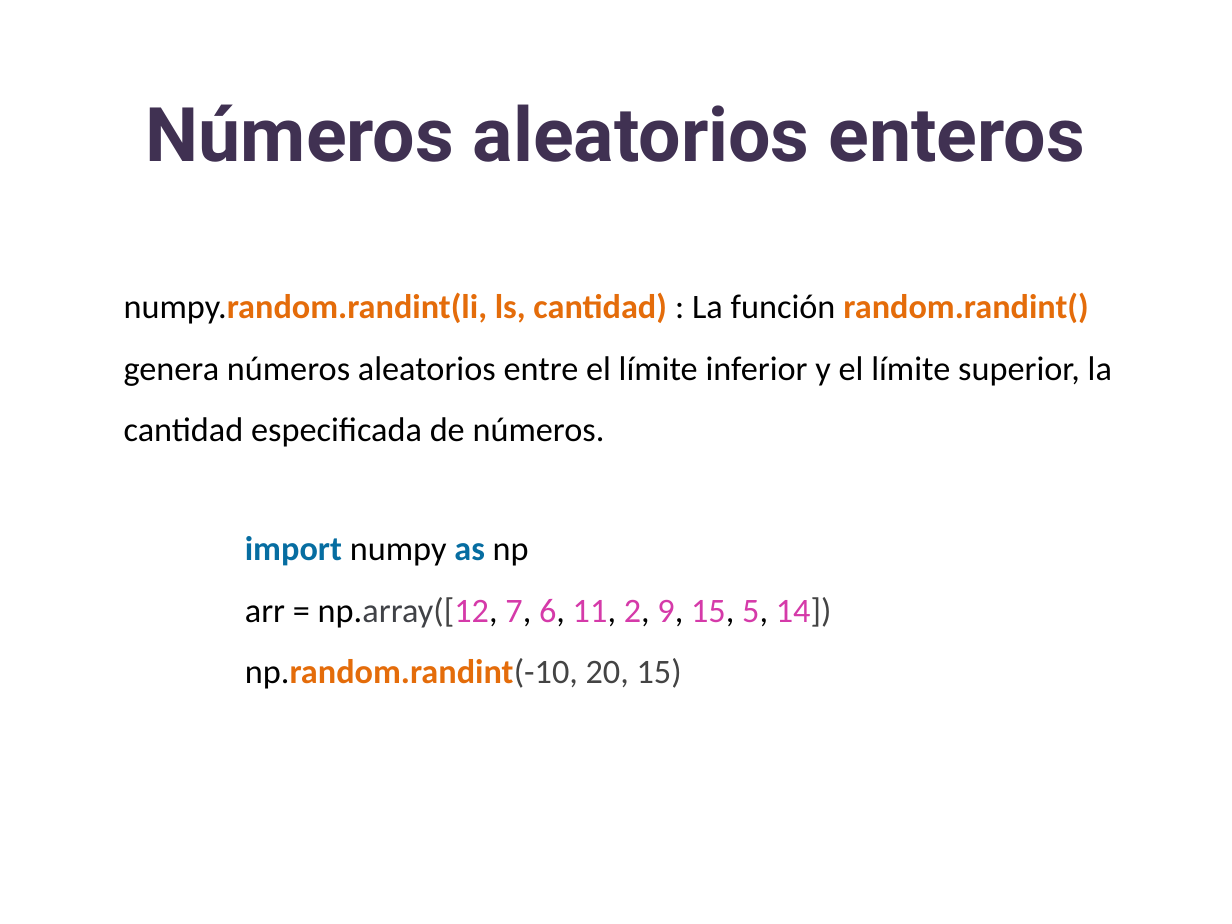
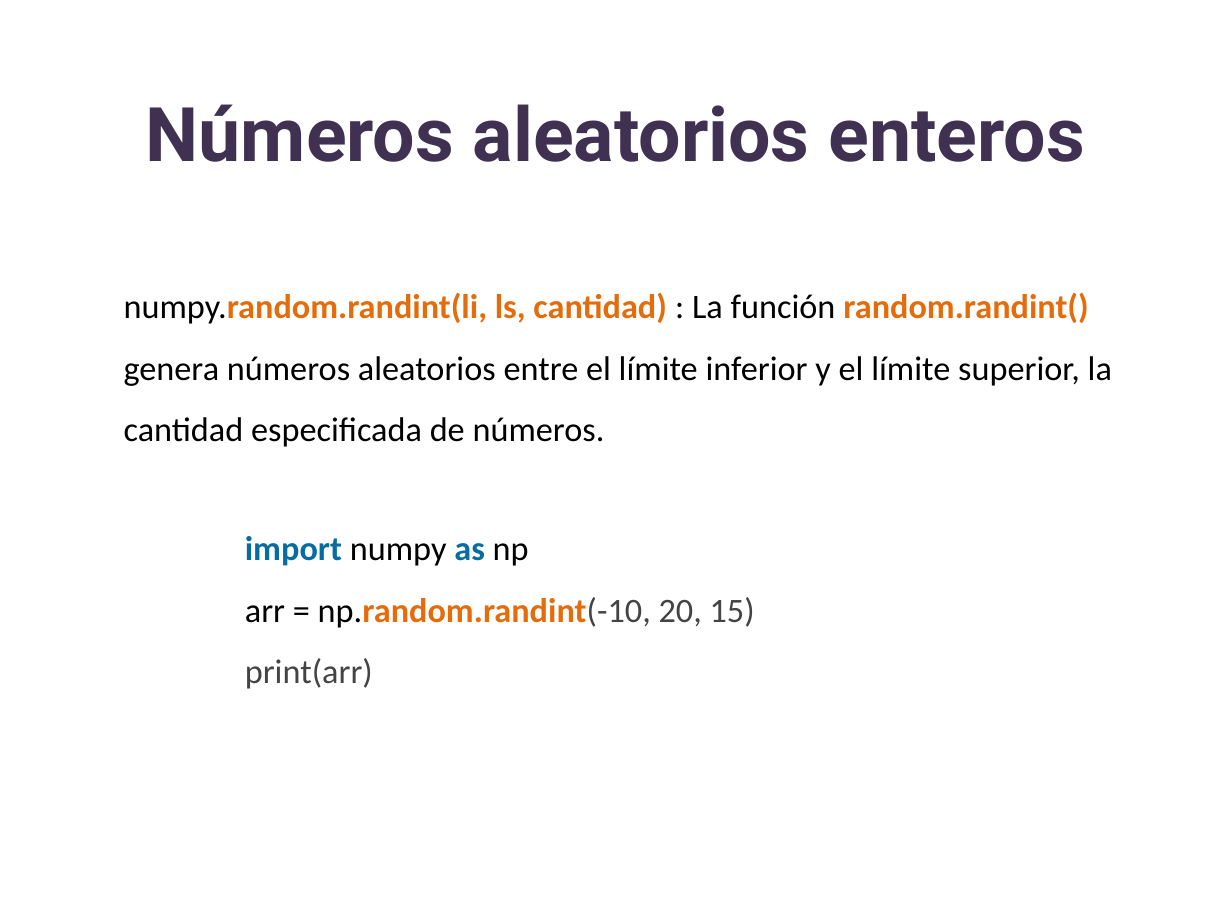
Before and after one commit to lizetheP/Analitica, a slide deck: slide 14 of CalendarioAgo2022/presentaciones/21_Arreglos.pptx. Drawn at 1232x924 pixels with LibreOffice and Linux fonts; fonts in the diff are those of the drawing. Boxes give left, top, right and bottom in pixels: in the first picture for what was removed or moved away, otherwise in the second. Text is boxed around its words. In the diff, an @@ line names an element or a change of style, - is before the commit and + after.

```diff
--- a/CalendarioAgo2022/presentaciones/21_Arreglos.pptx
+++ b/CalendarioAgo2022/presentaciones/21_Arreglos.pptx
@@ text at (245,597,755,689): text changed; text colour #000000 to #444444 @@
-arr = np.array([12, 7, 6, 11, 2, 9, 15, 5, 14])
-np.random.randint(-10, 20, 15)
+arr = np.random.randint(-10, 20, 15)
+print(arr)
```
Also in this commit, not shown: 2 other files.
